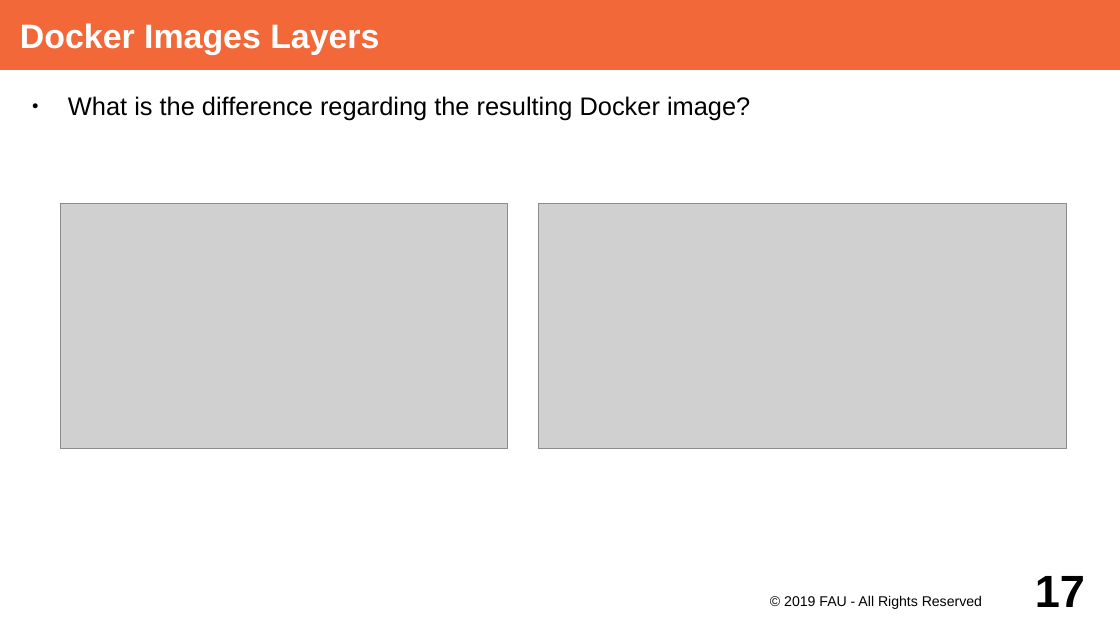
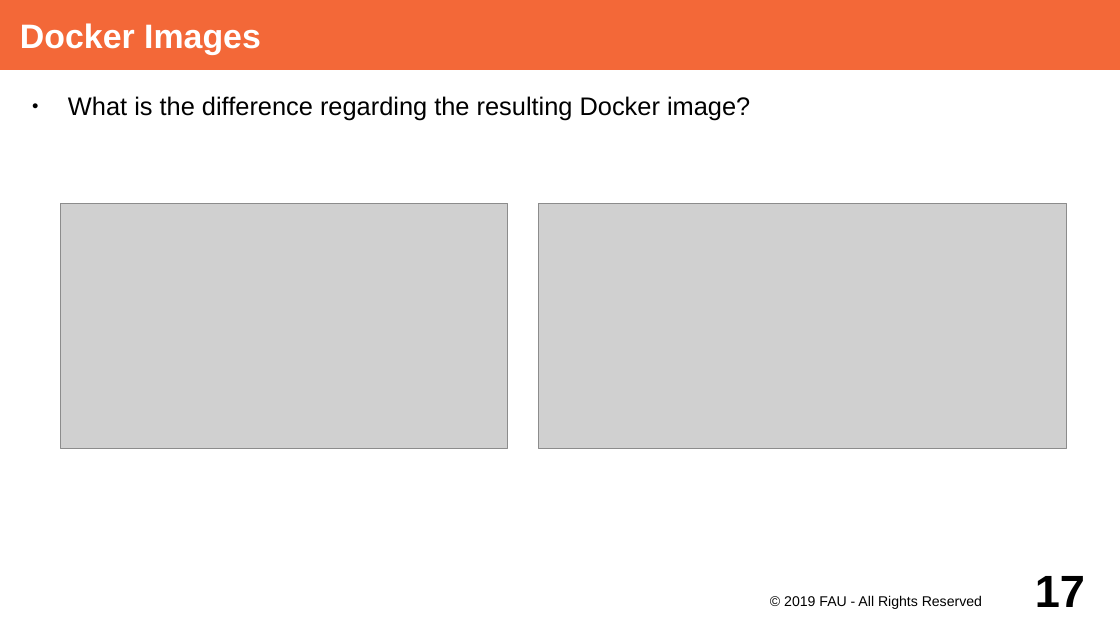
Before and after one commit to dirkriehle/adap-course, a slide deck: slide 17 of Lecture Slides/ADAP Z01 - Containerization.odp. Drawn at 1120x630 pixels with LibreOffice and Linux fonts; fonts in the diff are those of the drawing; grey boxes stand for pictures. Boxes give left, top, right and bottom in pixels: in the first picture for what was removed or moved away, otherwise in the second. Text is boxed around its words. In the diff, an @@ line names an element or a change of style, - is before the commit and + after.

```diff
--- a/Lecture Slides/ADAP Z01 - Containerization.odp
+++ b/Lecture Slides/ADAP Z01 - Containerization.odp
@@ title at [20,23,261,55]: text changed @@
-Docker Images Layers
+Docker Images
```
Also in this commit, not shown: 8 other slides changed.
